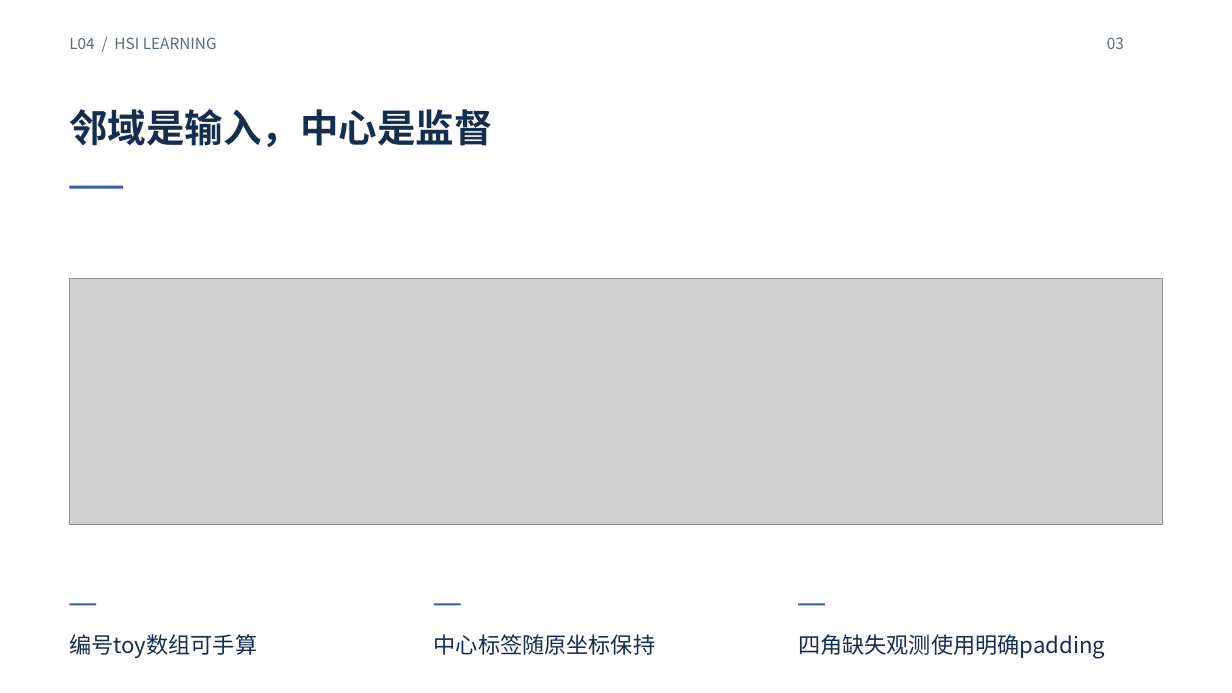
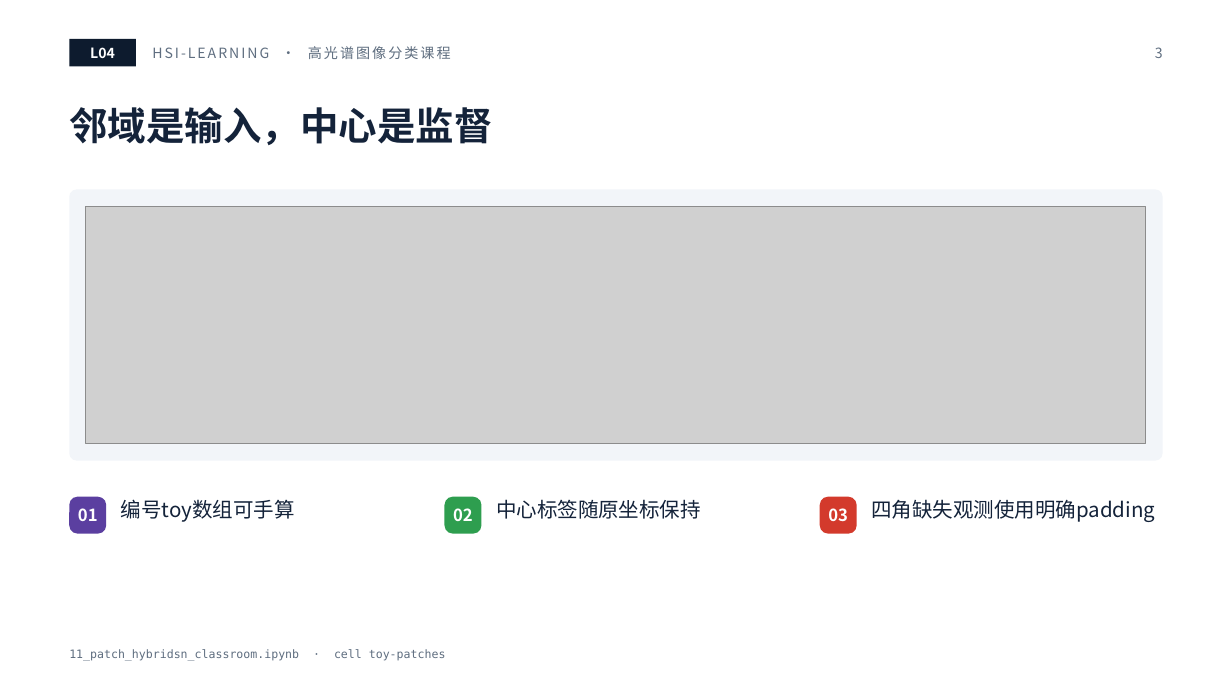
Before and after one commit to masskx/HSI-Learning, a slide deck: slide 3 of slides/decks/L04-patch.pptx. Drawn at 1232x693 pixels with LibreOffice and Linux fonts; fonts in the diff are those of the drawing; grey boxes stand for pictures. Boxes give left, top, right and bottom in pixels: in the first picture for what was removed or moved away, otherwise in the second. Text is boxed around its words. In the diff, an @@ line names an element or a change of style, - is before the commit and + after.

```diff
--- a/slides/decks/L04-patch.pptx
+++ b/slides/decks/L04-patch.pptx
@@ text removed at (69,37,217,49) @@
-L04 / HSI LEARNING
@@ rectangle added at (69,39,136,67), fill #0D1B2E @@
@@ text added at (90,47,115,58), 11 pt, text #FFFFFF, bold @@
+L04
@@ text added at (152,46,451,59), 11 pt, text #5F6E80 @@
+HSI-LEARNING · 高光谱图像分类课程
@@ page number added at (1155,47,1163,58), 11 pt, text #5F6E80 @@
+3
@@ title "邻域是输入，中心是监督" at (69,107,492,145): text colour #152E50 to #14233A @@
@@ rectangle removed at (69,186,123,189) @@
@@ rounded rectangle added at (69,189,1163,461), fill #F2F5F9 @@
@@ picture: place and size @@
-picture at (69,279,1163,525)
+picture at (86,206,1146,445)
@@ rounded rectangle added at (69,497,106,534), fill #5B3FA0 @@
@@ text added at (78,508,98,521), 13 pt, text #FFFFFF, bold @@
+01
@@ text "编号toy数组可手算": place and size @@
-text "编号toy数组可手算" at (69,634,257,658)
+text "编号toy数组可手算" at (121,499,295,522)
@@ rounded rectangle added at (445,497,482,534), fill #2E9E4F @@
@@ text added at (453,508,473,521), 13 pt, text #FFFFFF, bold @@
+02
@@ text "中心标签随原坐标保持": place and size @@
-text "中心标签随原坐标保持" at (434,634,656,655)
+text "中心标签随原坐标保持" at (496,499,701,519)
@@ text "03": place and size @@
-text "03" at (1107,37,1124,49)
+text "03" at (828,508,848,521)
@@ text "03" at (828,508,848,521): size 12 to 13 pt, text colour #5C6B7A to #FFFFFF, bold on; alignment left to centre @@
@@ rounded rectangle added at (820,497,857,534), fill #D33A2C @@
@@ size 17.2 to 16 pt, text colour #152E50 to #14233A; line spacing 1 to 1.15; vertical alignment middle to top in 3 elements at (121,499,295,522), (496,499,701,519), (871,499,1155,522) @@
@@ text "四角缺失观测使用明确padding": place and size @@
-text "四角缺失观测使用明确padding" at (798,634,1105,659)
+text "四角缺失观测使用明确padding" at (871,499,1155,522)
@@ rectangle removed at (69,604,96,605) @@
@@ rectangle removed at (433,604,460,605) @@
@@ rectangle removed at (799,604,825,605) @@
@@ text added at (69,649,446,661), 9 pt, text #5F6E80 @@
+11_patch_hybridsn_classroom.ipynb · cell toy-patches
```
Also in this commit, not shown: 11 other slides changed, 20 other files.
